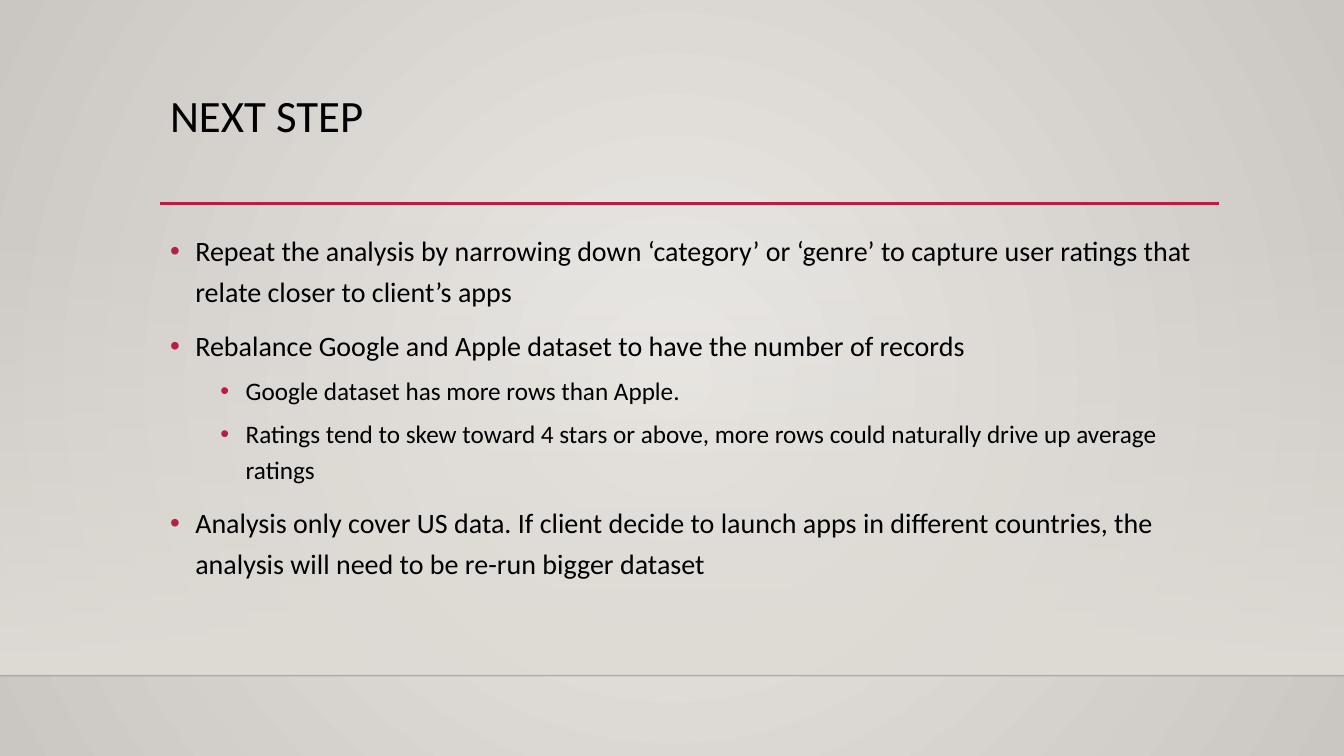
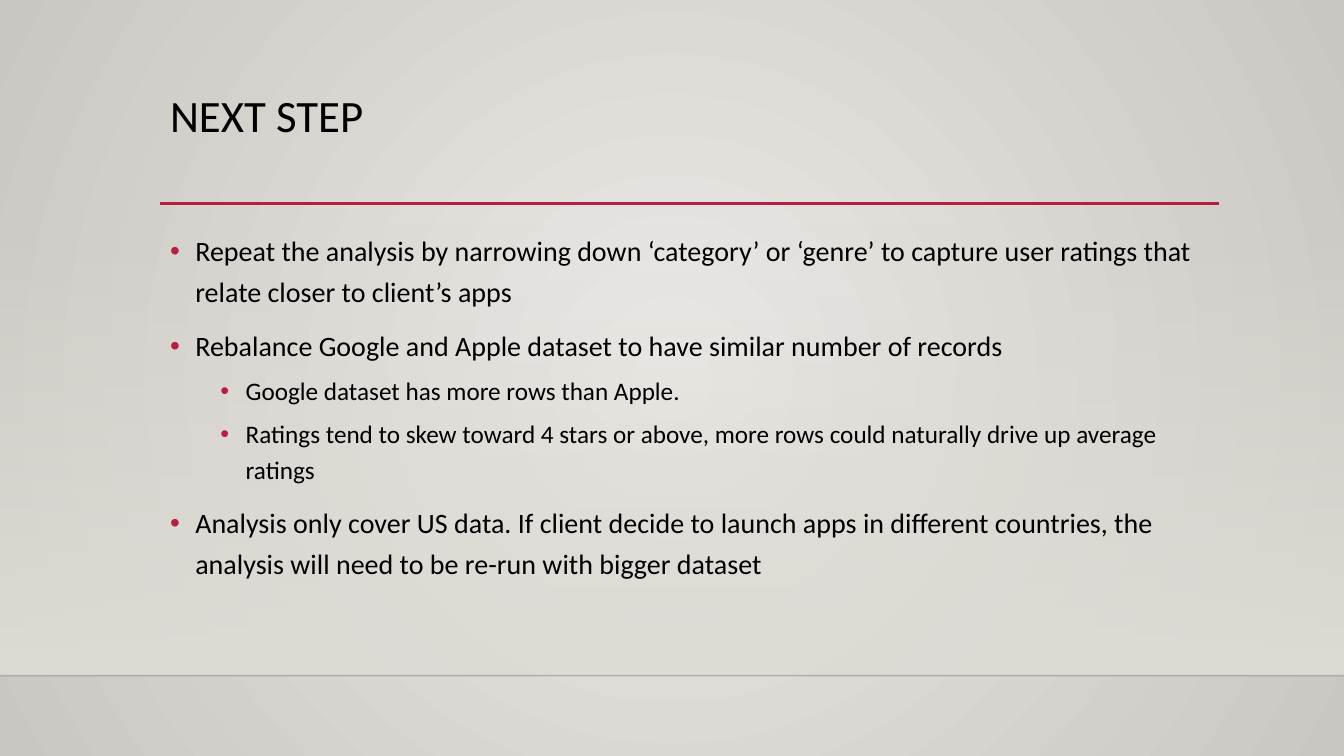
Before and after one commit to sittingman/dstrackprep, a slide deck: slide 6 of Apps/Platform analysis.pptx. Drawn at 1344x756 pixels with LibreOffice and Linux fonts; fonts in the diff are those of the drawing; background and template pictures are left out. Boxes give left, top, right and bottom in pixels: in the first picture for what was removed or moved away, otherwise in the second. Text is boxed around its words. In the diff, an @@ line names an element or a change of style, - is before the commit and + after.

```diff
--- a/Apps/Platform analysis.pptx
+++ b/Apps/Platform analysis.pptx
@@ text at box(195, 336, 1002, 361): text changed @@
-• Rebalance Google and Apple dataset to have the number of records
+• Rebalance Google and Apple dataset to have similar number of records
@@ text at box(195, 513, 1152, 579): text changed @@
-• Analysis only cover US data. If client decide to launch apps in different countries, the analysis will need to be re-run bigger dataset
+• Analysis only cover US data. If client decide to launch apps in different countries, the analysis will need to be re-run with bigger dataset
```
Also in this commit, not shown: 3 other slides changed.
